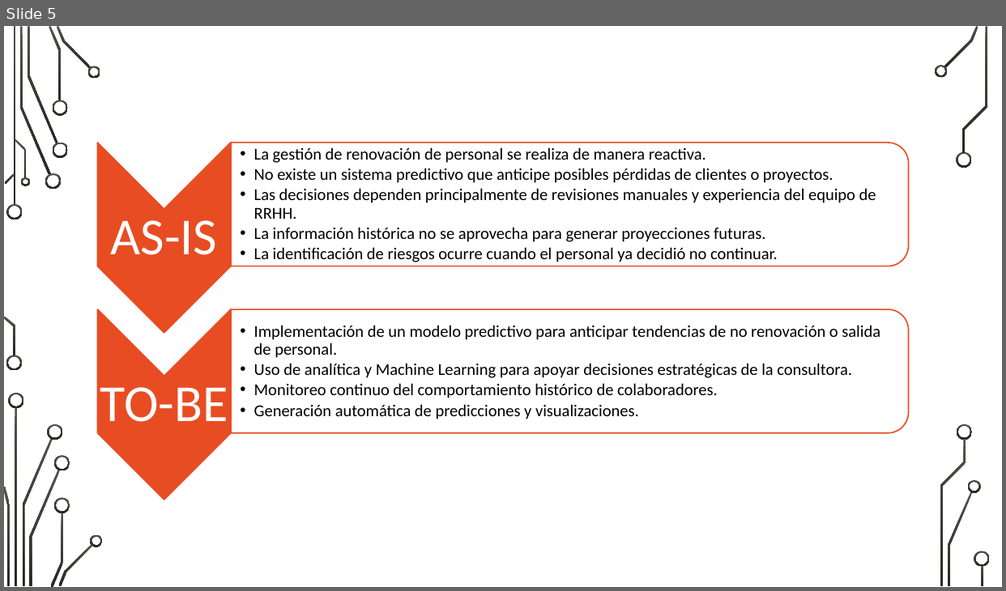
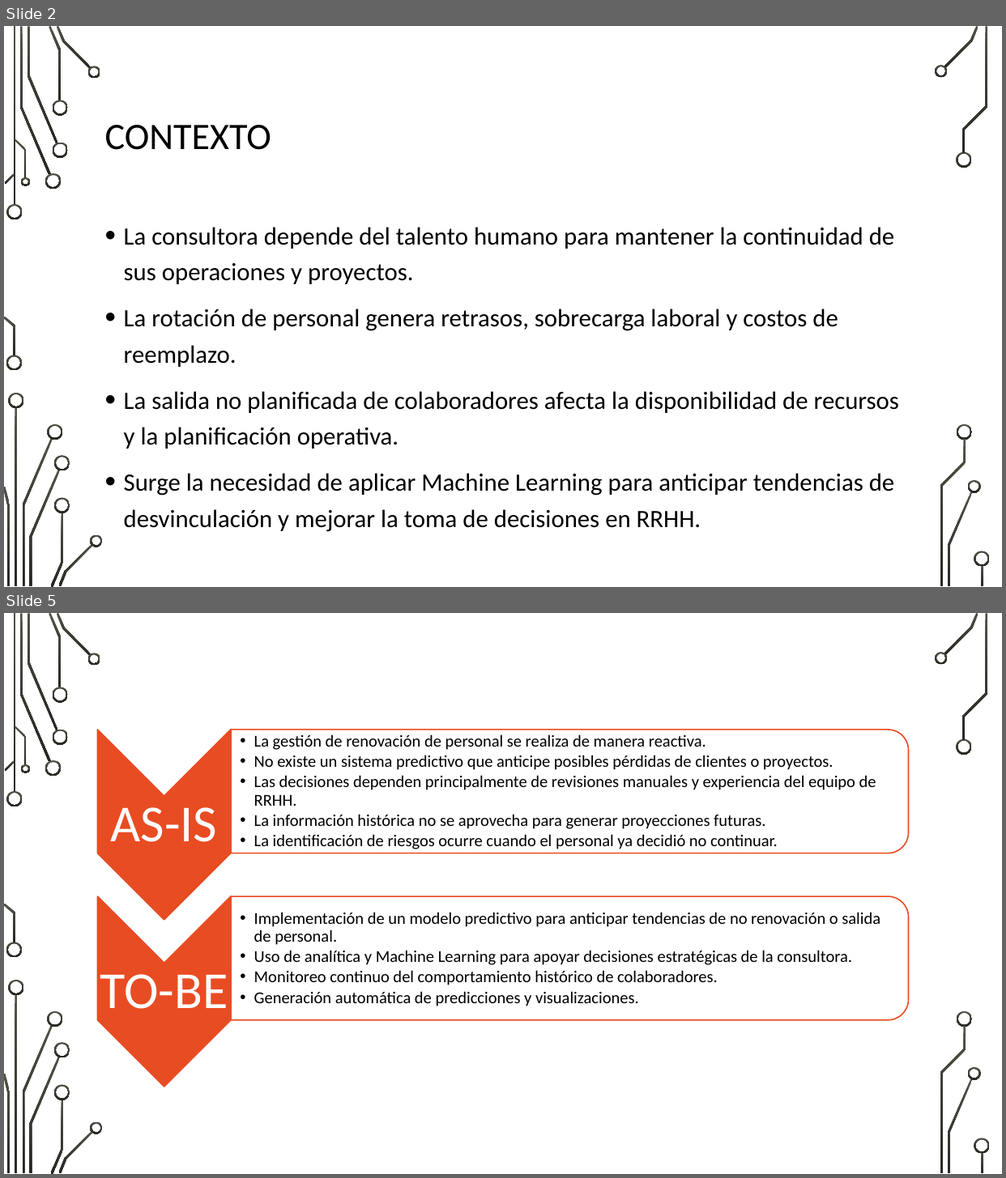
Before and after one commit to dani23gv/ProyectoFinalPython, a slide deck: ProyectoFinalUTEC_DanielGranados_Presentacion.pptx. Shown one above the other, each under a label of ours: slide 5 before the commit, slides 2 and 5 after it; the slides between them are not shown. The pictures are 1006x591 and 1006x1178 pixels, drawn with LibreOffice and Linux fonts; fonts in the diff are those of the drawing; background and template pictures are left out. Boxes give left, top, right and bottom in pixels: in the first picture for what was removed or moved away, otherwise in the second. Text is boxed around its words. In the diff, an @@ line names an element or a change of style, - is before the commit and + after.

```diff
--- a/ProyectoFinalUTEC_DanielGranados_Presentacion.pptx
+++ b/ProyectoFinalUTEC_DanielGranados_Presentacion.pptx
@@ slide 2 added at bbox=[4, 26, 1002, 587], background picture (left out); not listed: 36 template elements that a slide beside it also shows @@
@@ title added at bbox=[105, 125, 271, 150], 36 pt, text #000000 @@
+CONTEXTO
@@ text added at bbox=[124, 227, 899, 532], 24 pt, text #000000 @@
+• La consultora depende del talento humano para mantener la continuidad de sus operaciones y proyectos.
+• La rotación de personal genera retrasos, sobrecarga laboral y costos de reemplazo.
+• La salida no planificada de colaboradores afecta la disponibilidad de recursos y la planificación operativa.
+• Surge la necesidad de aplicar Machine Learning para anticipar tendencias de desvinculación y mejorar la toma de decisiones en RRHH.
```
Also in this commit, not shown: 7 slides changed, 1 other slide added, 1 slide removed.
